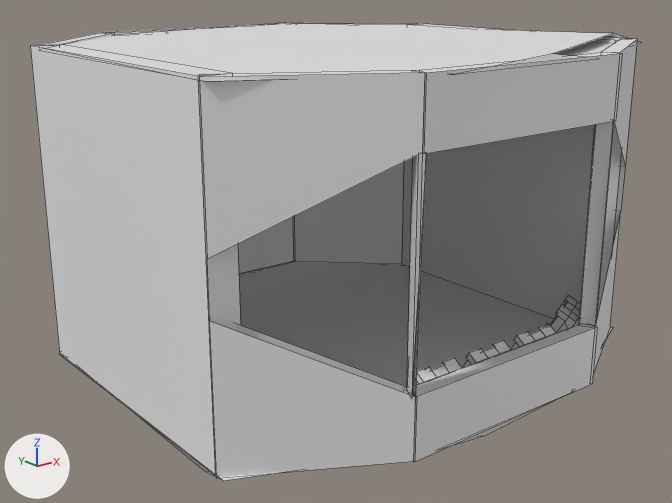
The FBX model Mech Simulator/Assets/untitled.fbx, before and after one commit.
Before and after are seen from a 50 mm camera at (-2.31, -2.84, 1.59) aimed at (-0.03, 0.01, 0.45). Every picture has the same lights, and +X, +Y and +Z are marked at lower left. Mesh edges are drawn as thin lines. Where no turn or scale is listed for an object, it has been applied to the vertices. Vertices at the same position are counted once.

The first picture shows 'Back', 'BottomWindowFrame', 'Ceiling', 'Floor', 'LeftQuarterWall', 'LeftWall', 'RearLeftQuarter', 'RightQuarterWall', 'RightWall', 'TopWindowFrame'.
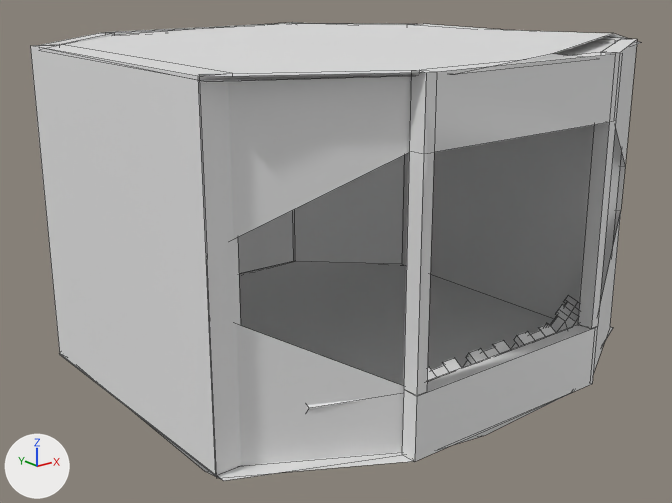
Location of each change, (x1, y1, x2, y2) in pixels of the pictures (672 x 503 px):
'RightQuarterWall', reshaped
    before: (199, 70, 426, 478)
    after: (199, 70, 425, 478)
'TopWindowFrame', reshaped (8% wider, 240% taller)
    before: (420, 53, 622, 153)
    after: (404, 53, 622, 395)
'LeftQuarterWall', reshaped
    before: (578, 39, 637, 374)
    after: (593, 39, 637, 374)
part 1 of me_cube_012, deleted
    before: (578, 121, 614, 326)
part 2 of me_cube_007, deleted
    before: (199, 73, 426, 478)

The edits, one by one:
me_cube_007 is used by ob_rightquarterwall; location (-0.717, -0.741, 0.67).
me_cube_007 had 24 vertices, 20 faces and spanned x -0.288..0.299, y -0.187..0.181, z -0.616..0.616.
me_cube_007 now has 24 vertices, 7 faces and spans x -0.288..0.299, y -0.187..0.181, z -0.616..0.616.
Part 2, on me_cube_007:
4 vertices are removed from x 0.241..0.272, y -0.181..-0.127, z -0.39..0.387.
13 faces are deleted.
4 vertices are added at (0.246, -0.174, -0.389), (0.276, -0.12, -0.389), (0.256, -0.18, 0.386), (0.286, -0.126, 0.384).
me_cube_012 is used by ob_leftquarterwall; location (0.717, -0.741, 0.67).
me_cube_012 had 28 vertices, 24 faces and spanned x -0.289..0.289, y -0.179..0.179, z -0.616..0.616.
me_cube_012 now has 24 vertices, 12 faces and spans x -0.289..0.289, y -0.179..0.179, z -0.616..0.616.
Part 1, on me_cube_012:
4 vertices are removed from x -0.288..-0.238, y -0.178..-0.113, z -0.39..0.39.
12 faces are deleted.
me_cube_011 is used by ob_topwindowframe; location (0.006, -0.893, 1.17).
me_cube_011 had 8 vertices, 6 faces and spanned x -0.461..0.461, y -0.031..0.031, z -0.116..0.116.
me_cube_011 now has 24 vertices, 22 faces and spans x -0.461..0.461, y -0.031..0.031, z -0.884..0.116.
Part 3, on me_cube_011:
4 faces are deleted.
16 vertices are added at x -0.461..0.461, y -0.031..0.031, z -0.884..0.116.
20 new faces join them.
